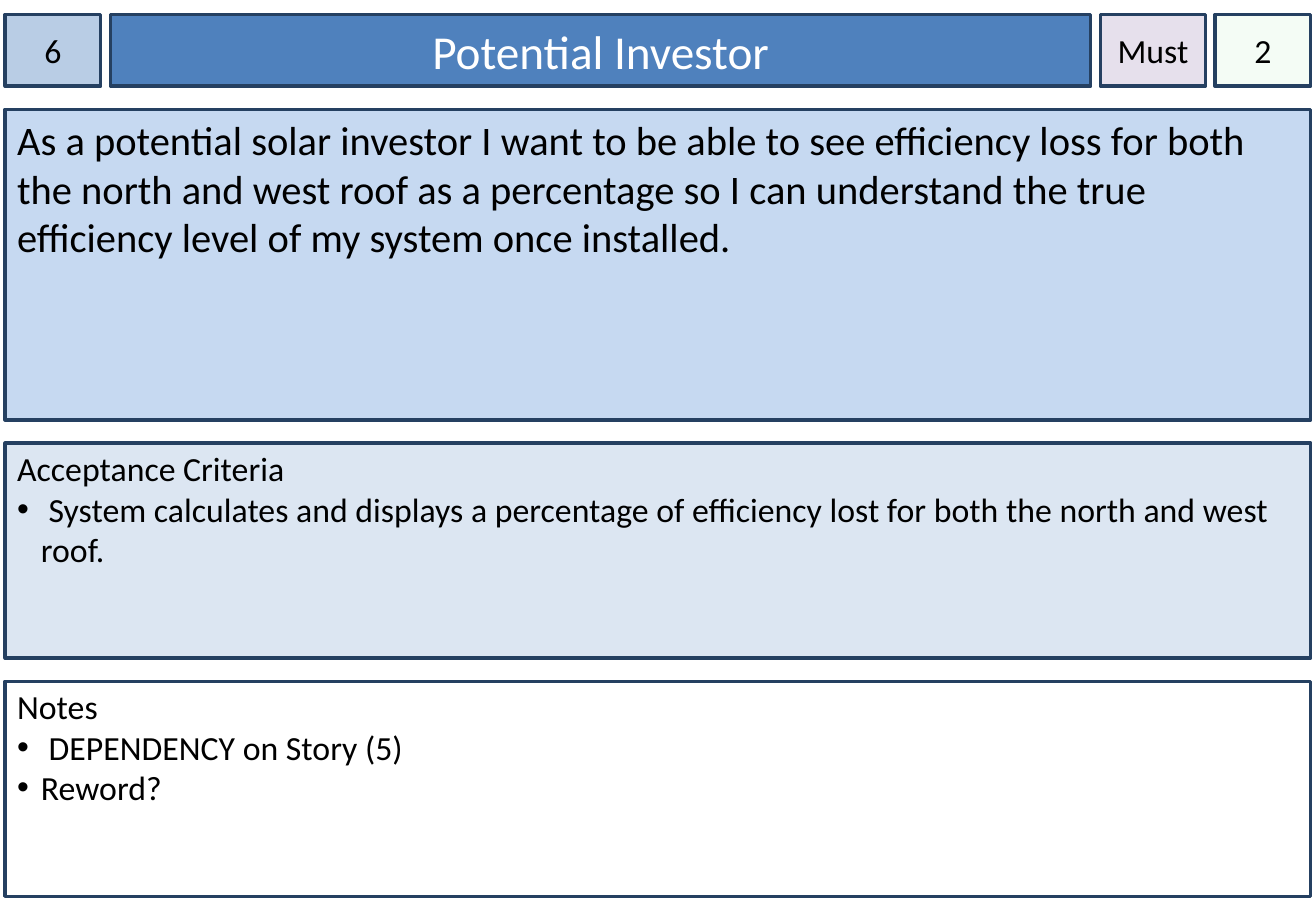
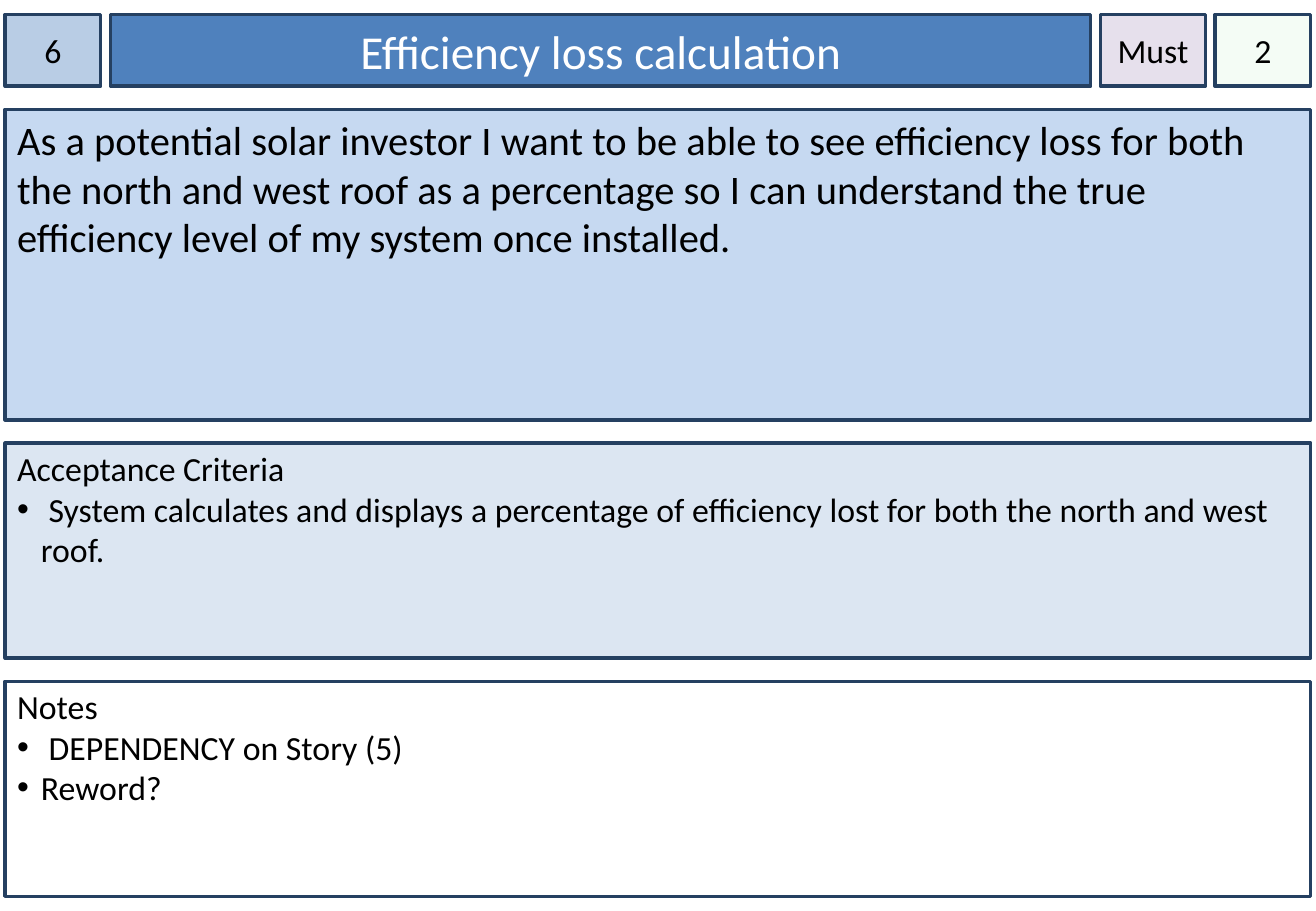
Before and after one commit to dkartaschew/anonymous-solarenergy, a slide deck: slide 6 of Documentation/User Stories.pptx. Drawn at 1316x911 pixels with LibreOffice and Linux fonts; fonts in the diff are those of the drawing. Boxes give left, top, right and bottom in pixels: in the first picture for what was removed or moved away, otherwise in the second. Text is boxed around its words. In the diff, an @@ line names an element or a change of style, - is before the commit and + after.

```diff
--- a/Documentation/User Stories.pptx
+++ b/Documentation/User Stories.pptx
@@ text in rectangle at (360, 36, 841, 77): text changed @@
-Potential Investor
+Efficiency loss calculation
```
Also in this commit, not shown: 30 other slides changed, 1 other file.
